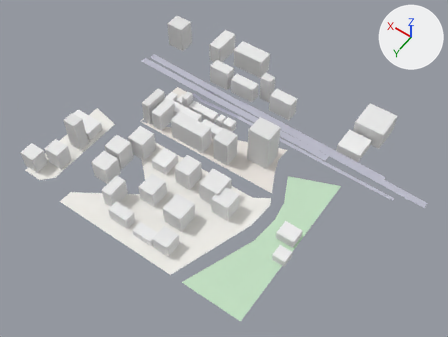
Renders of the glTF model white-model-six-districts/chunks/124_92_mid.glb from each side of a commit.
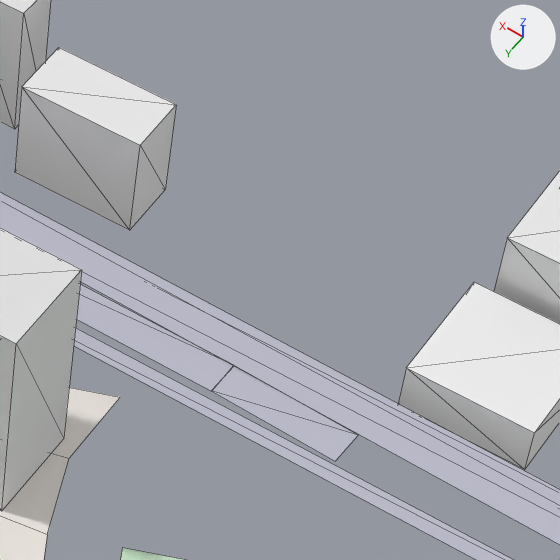
Each version appears first whole from a 50 mm lens placed at (1780.0, 5353.0, 909.0), pointed at (2190.0, 4779.0, 8.0), and next in a close-up on the part from 59% to 81% of the width and 24% to 53% of the height. The lights are fixed; the arrows at upper right show +X, +Y and +Z. The last two pictures show the newer version. The close-ups show mesh edges as thin lines. Vertices at exactly the same position are counted once.
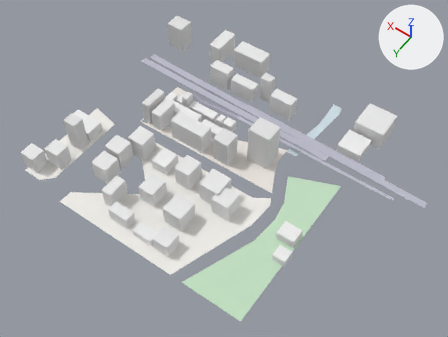
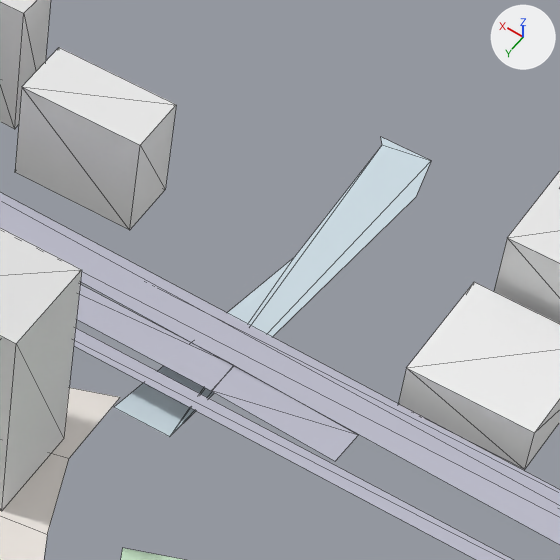
Edits to the scene script, one JSON object a line:
```json
{"block": "me_mesh_0", "where": "# used by ob_mesh_0; location = (0.0, 0.0, 0.0)"}
{"block": "me_mesh_0", "where": "# verts and faces of me_mesh_0; kept vertices keep their numbers, new ones are numbered from 406"}
{"op": "remove", "block": "me_mesh_0", "code": "me_mesh_0.from_pydata(...)  # 406 vertices, 453 faces; spans x 1854.0..2512.0, y 4482.0..5000.0, z -13.0..71.0"}
{"op": "add", "block": "me_mesh_0", "code": "me_mesh_0.from_pydata(...)  # 420 vertices, 463 faces; spans x 1854.0..2512.0, y 4482.0..5000.0, z -13.0..71.0"}
{"block": "me_mesh_0", "change": "me_mesh_0 part 1"}
{"op": "add", "block": "me_mesh_0", "code": "verts[412] = (2104.0, 4663.0, -13.0)  # pixel (169, 436)"}
{"op": "add", "block": "me_mesh_0", "code": "verts[413] = (2111.0, 4568.0, -13.0)  # pixel (294, 256)"}
{"op": "add", "block": "me_mesh_0", "code": "verts[414] = (2126.0, 4663.0, -13.0)  # pixel (113, 407)"}
{"op": "add", "block": "me_mesh_0", "code": "verts[415] = (2113.0, 4503.0, -13.0)  # pixel (382, 144)"}
{"op": "add", "block": "me_mesh_0", "code": "verts[416] = (2095.0, 4500.0, -13.0)  # pixel (431, 160)"}
{"op": "add", "block": "me_mesh_0", "code": "verts[417] = (2115.0, 4500.0, -13.0)  # pixel (380, 136)"}
{"op": "add", "block": "me_mesh_0", "code": "verts[418] = (2090.0, 4519.0, -13.0)  # pixel (415, 197)"}
{"op": "add", "block": "me_mesh_0", "code": "faces += [(412, 413, 414), (412, 415, 413), (415, 416, 417), (412, 416, 415), (412, 418, 416)]"}
{"block": "me_mesh_0", "change": "other edits to the shape of me_mesh_0 do not show in these pictures"}
```

Location of each change, (x1, y1, x2, y2) in pixels of the close-ups (560 x 560 px):
```json
{"part": 1, "of": "me_mesh_0", "change": "added", "after": [114, 137, 431, 437]}
```
